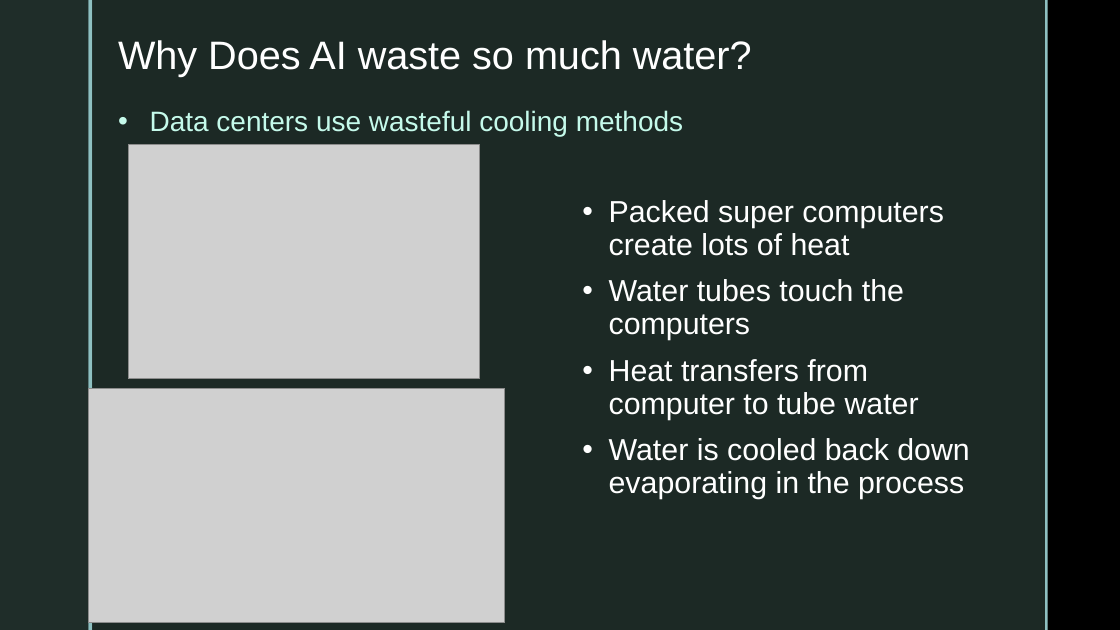
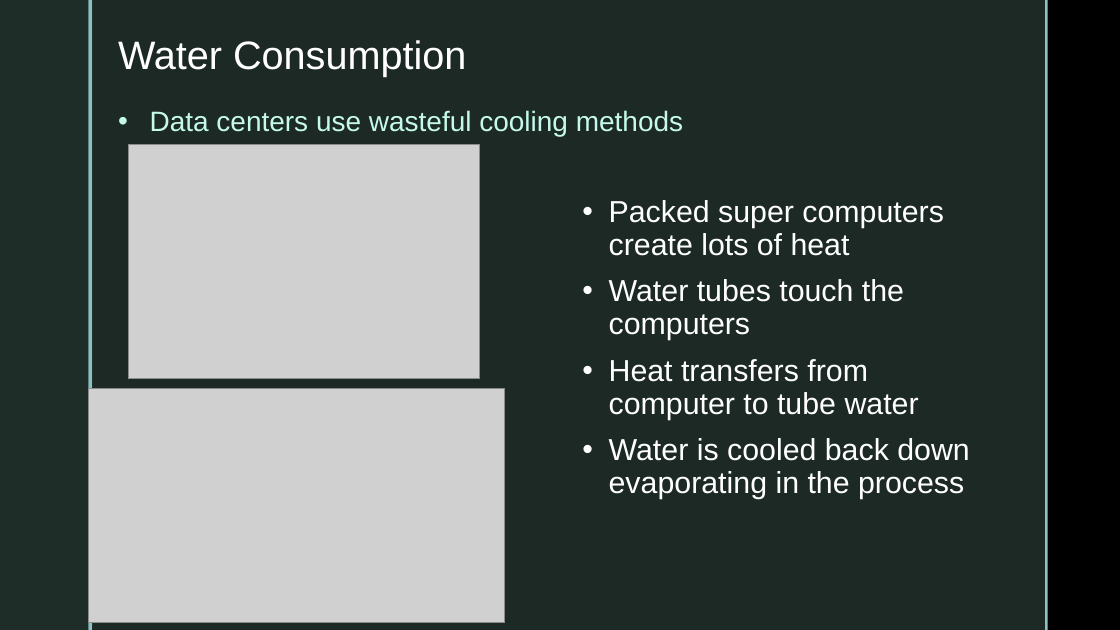
Before and after one commit to FelipeRestrepo101/ResponsibleAI, a slide deck: slide 13 of Presentations/ResponsibleAIPresentationV2.pptx (slide 6 before the commit). Drawn at 1120x630 pixels with LibreOffice and Linux fonts; fonts in the diff are those of the drawing; grey boxes stand for pictures; background and template pictures are left out. Boxes give left, top, right and bottom in pixels: in the first picture for what was removed or moved away, otherwise in the second. Text is boxed around its words. In the diff, an @@ line names an element or a change of style, - is before the commit and + after.

```diff
--- a/Presentations/ResponsibleAIPresentationV2.pptx
+++ b/Presentations/ResponsibleAIPresentationV2.pptx
@@ text at box(118, 40, 466, 77): text changed @@
-Why Does AI waste so much water?
+Water Consumption
```
Also in this commit, not shown: 8 other slides changed, 9 slides added, 4 slides removed, 9 other files.
